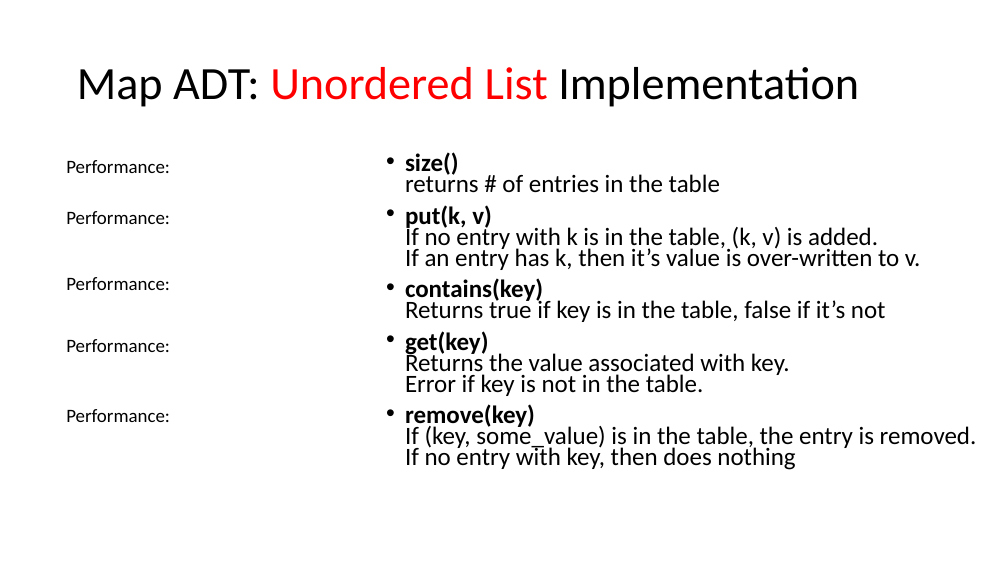
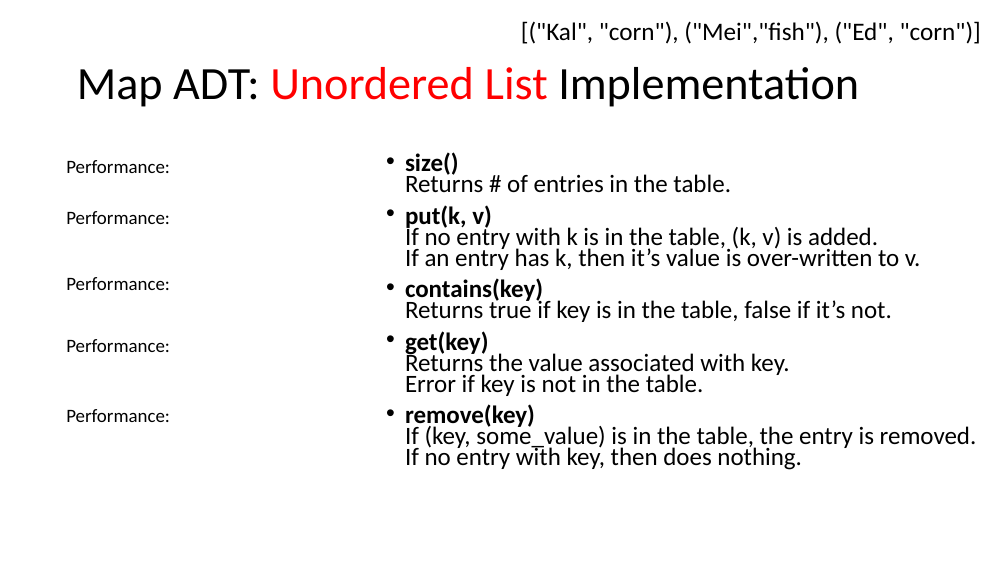
Before and after one commit to tjd1234/cmpt225fall2023, a slide deck: slide 8 of lecture_notes/week8/week8_maps_and_hashing.pptx. Drawn at 1008x567 pixels with LibreOffice and Linux fonts; fonts in the diff are those of the drawing. Boxes give left, top, right and bottom in pixels: in the first picture for what was removed or moved away, otherwise in the second. Text is boxed around its words. In the diff, an @@ line names an element or a change of style, - is before the commit and + after.

```diff
--- a/lecture_notes/week8/week8_maps_and_hashing.pptx
+++ b/lecture_notes/week8/week8_maps_and_hashing.pptx
@@ text added at <box>521,21,981,44</box>, 24 pt, text #000000 @@
+[("Kal", "corn"), ("Mei","fish"), ("Ed", "corn")]
@@ text at <box>405,152,731,193</box>: text changed @@
-• size()
-  returns # of entries in the table
+• size()
+  Returns # of entries in the table.
@@ text at <box>405,278,892,322</box>: text changed @@
-• contains(key)
-  Returns true if key is in the table, false if it’s not
+• contains(key)
+  Returns true if key is in the table, false if it’s not.
@@ text at <box>405,404,977,470</box>: text changed @@
-• remove(key)
-  If (key, some_value) is in the table, the entry is removed.
-  If no entry with key, then does nothing
+• remove(key)
+  If (key, some_value) is in the table, the entry is removed.
+  If no entry with key, then does nothing.
```
Also in this commit, not shown: 4 other slides changed, 1 other file.
